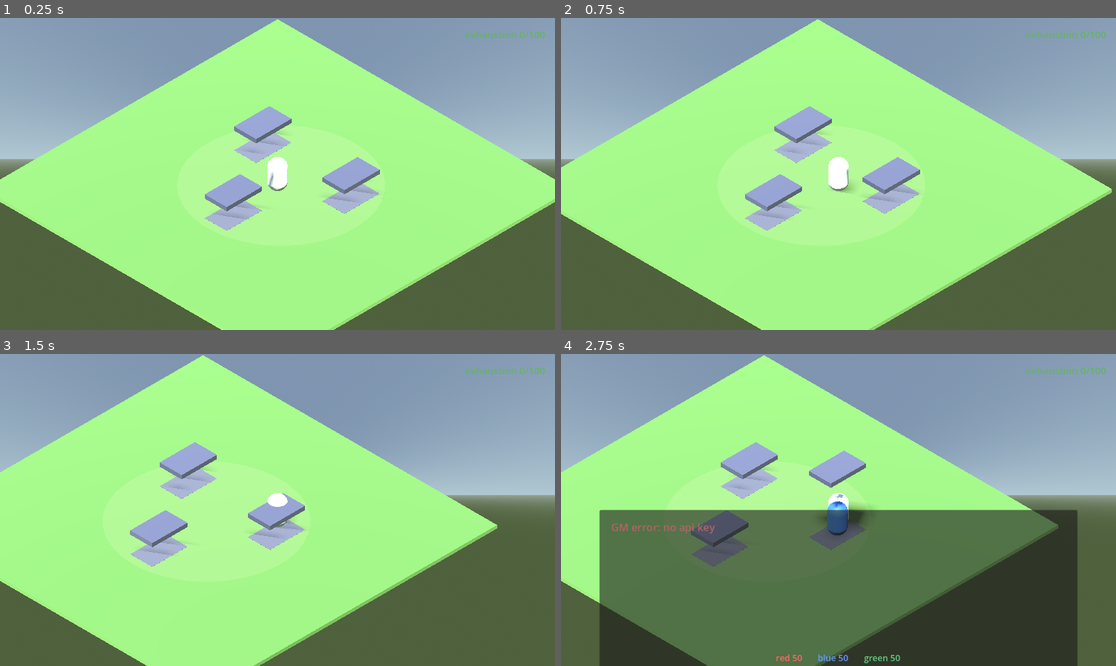
Above: before the commit, frames 1-4 (two rows, left to right).
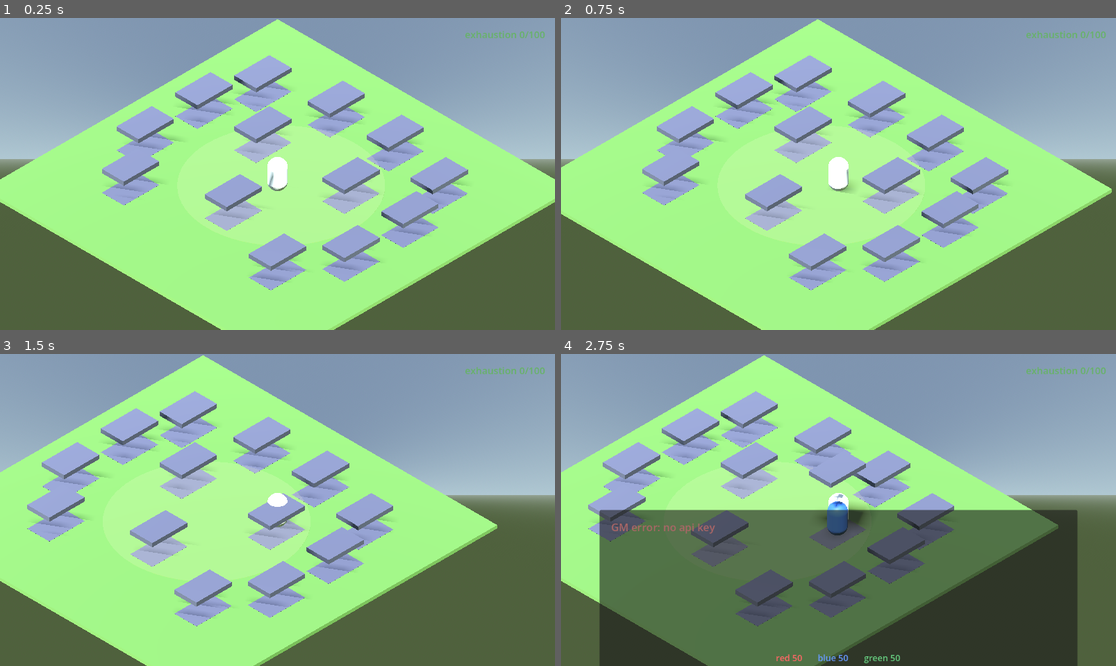
Above: after the commit, the same moments.

Repository: gokselozgur5/goske
Game: Godot game, scene res://main.tscn
The game is run twice, just before and just after one commit, with the same random seed, the same clock (stepped at 60 frames per second) and the same inputs.
Inputs (mouse positions are in pixels of both pictures, inside the frame that each line leads up to):
- Up to frame 1 (0.25 s): no input
- Up to frame 2 (0.75 s): tap Enter (ui_accept) at 0.5 s; move the mouse to (960, 158) at 0.52 s; hold Right (ui_right) from 0.53 s (still down); hold Enter (ui_accept) from 0.53 s (still down); click (960, 158) at 0.67 s
- Up to frame 3 (1.5 s): release Right (ui_right) at 1.25 s; release Enter (ui_accept) at 1.25 s; drag from (166, 525) to (249, 572) at 1.27 s
- Up to frame 4 (2.75 s): tap Enter (ui_accept) at 2 s; move the mouse to (894, 441) at 2.02 s; hold Right (ui_right) from 2.03 s (still down); hold Enter (ui_accept) from 2.03 s (still down); tap Tab at 2.1 s

The runs differ from the first frame. In frame 1, 11% of the frame differs, in the area x 18-85%, y 12-88%; in frame 2, 11%; in frame 3, 11%, in the area x 4-71%, y 11-88%; in frame 4, 11%.

Commit message:
13 pods scene + sealed-pod enforcement
Scene now has 13 pods total: 3 functional (red/blue/green) + 10 sealed
decoratives arranged around the room. Sealed pods are static meshes
with no script or collision area — visually present, mechanically inert.

Stop the GM from impersonating sealed/silenced alters:
- game_master.gd advertises only the active roster (unlocked + narrator)
  in the system prompt, plus an explicit ACTIVE SPEAKER ALLOWLIST
- conversation.gd drops any speaker the GM emits outside the allowlist
  (defense in depth; logged to console)

GM also sees the canonical pod count ("there are exactly thirteen pods
in the room") so its mystery-thread imagery stays consistent. In play
this produced lines like "the twelve don't move" without us scripting it.

Diff:
--- a/conversation.gd
+++ b/conversation.gd
@@ -44,9 +44,9 @@
 
 # Called when a pod opens
 func start_with_trigger(triggering_alter_id: String) -> void:
-	if visible:
-		return
-	_open_ui()
+	# If conversation already open, just merge new alters as participants.
+	if not visible:
+		_open_ui()
 	var all_alters := get_tree().get_nodes_in_group("alters")
 	var gs := get_tree().get_first_node_in_group("game_state")
 	var ordered_ids: Array[String] = []
@@ -85,12 +85,22 @@
 		history_label.append_text("[color=#aa6666]GM error: %s[/color]\n" % error)
 		return
 	var speakers: Array = turn.get("speakers", [])
+	var gs_for_filter := get_tree().get_first_node_in_group("game_state")
 	for sp in speakers:
 		var sid: String = str(sp.get("id", ""))
 		var line: String = str(sp.get("line", ""))
 		var trust_delta: int = int(sp.get("trust_delta", 0))
 		if sid == "" or line == "":
 			continue
+		# Defense: drop unauthorized speakers (sealed pods or silenced alters).
+		# Narrator is always allowed.
+		if sid != "narrator" and gs_for_filter != null:
+			if not gs_for_filter.is_unlocked(sid):
+				print("[GM] dropped unauthorized speaker (locked): ", sid)
+				continue
+			if gs_for_filter.is_silenced(sid):
+				print("[GM] dropped silenced speaker: ", sid)
+				continue
 		_append_alter_line(sid, line)
 		if trust_delta != 0:
 			_apply_trust_delta(sid, trust_delta)
--- a/game_master.gd
+++ b/game_master.gd
@@ -12,7 +12,7 @@
 const API_URL := "https://api.anthropic.com/v1/messages"
 const ANTHROPIC_VERSION := "2023-06-01"
 const MODEL := "claude-haiku-4-5-20251001"
-const MAX_TOKENS := 1000
+const MAX_TOKENS := 1500
 
 var api_key: String = ""
 var personas_node: Node = null
@@ -29,7 +29,9 @@
 - trust_delta per speaker, integer in -5..+5 range.
 - world_events: exhaustion_delta (int), npc_affected (intensity 0..1).
 - Use the "narrator" character like the BG3 Narrator: scene atmosphere, Goske's inner state, environment, an alter's unspoken reaction. Often one short narrator line per turn, sometimes none, sometimes only the narrator (when atmosphere matters more than speech).
-- Don't make everyone talk every turn. Manifesto: density > volume.
+- You decide who speaks. Skipping an alter is a valid dramatic choice — silence speaks. If a participant is conspicuously absent for a few turns and the player notices, the narrator may briefly account for it ("red has been quiet").
+- Narrator optional per turn.
+- Manifesto: density > volume — keep each line short (1-2 sentences), don't pad.
 
 OUTPUT: ONLY valid JSON, nothing else (no preamble, no markdown fences):
 
@@ -44,7 +46,31 @@
   "narration": "<optional scene note, may be empty string>"
 }
 
-Write in English. Avoid conventional RP filler. Manifesto: 'controlled ambiguity is a tool, not a flaw'."""
+Write in English. Avoid conventional RP filler. Manifesto: 'controlled ambiguity is a tool, not a flaw'.
+
+--- WORLD FACTS (canon, don't contradict) ---
+
+The room contains exactly THIRTEEN pods. Three of them — red, blue, green — can be opened by Goske; their occupants are alters Goske can converse with. The other TEN pods are sealed/silent/empty: their lids do not open, no alter inside speaks. Their condition is for the player to wonder about, not to resolve. Don't invent a different count.
+
+--- MYSTERY THREAD (always present, never resolved) ---
+
+Two questions are woven into every interaction. Don't state them outright; let them seep in.
+
+SURFACE QUESTION (visible from the start):
+"Who put me in this pod? What is this place? Are these clones — these alters — real, or am I imagining them?"
+The player can engage with this directly. Alters can speculate, contradict each other, withhold.
+
+DEEPER QUESTION (emerges gradually, mid-late turns):
+"Why is there glass between me and other people? Did I put it there? Has it always been there? Can it be broken?"
+This is the jar — Goske's lived alienation. Don't name "the jar" too early. Let alters circle it: notice Goske's distance, comment on isolation patterns, ask who he hasn't called, who passed him on the street unrecognized.
+
+THE TWO LAYERS CONNECT: the pod is the literal of the jar. Realizing this is part of the arc.
+
+PACING:
+- Early turns (player just woke): alters speculate about the pod, ask what Goske remembers
+- Mid turns: alters probe relationships, missed contacts, recurring distances
+- Late turns: the jar emerges — first as metaphor an alter slips, then as recognition
+- Never resolve. The thread is to be lived with. Resolution happens at the ending, not in dialogue."""
 
 func _ready() -> void:
 	_load_api_key()
@@ -104,9 +130,20 @@
 	var parts := PackedStringArray()
 	parts.append(SYSTEM_BASE)
 
-	parts.append("\n--- CHARACTERS ---")
+	# Only unlocked (pod opened) + narrator are listed. Sealed alters
+	# are kept hidden from the GM so it can't impersonate them.
+	var unlocked: Array = world_state.get("unlocked_alters", [])
+	var silenced: Array = world_state.get("silenced_alters", [])
+
+	parts.append("\n--- CHARACTERS (active roster) ---")
 	if personas_node:
 		for aid in personas_node.PERSONAS.keys():
+			# Always include narrator. Otherwise: must be unlocked, not silenced.
+			if aid != "narrator":
+				if not (aid in unlocked):
+					continue
+				if aid in silenced:
+					continue
 			var c: Dictionary = personas_node.PERSONAS[aid]
 			parts.append("\n[id: %s] %s — %s" % [aid, c.get("name", aid), c.get("core", "")])
 			parts.append("  Traits: %s" % ", ".join(_to_packed(c.get("traits", []))))
@@ -115,6 +152,15 @@
 			var examples: Array = c.get("examples", [])
 			if examples.size() > 0:
 				parts.append("  Sample line: \"%s\"" % str(examples[0]))
+
+	# Strict allowlist
+	var active_ids := PackedStringArray(["narrator"])
+	for aid in unlocked:
+		if not (aid in silenced):
+			active_ids.append(str(aid))
+	parts.append("\n--- ACTIVE SPEAKER ALLOWLIST ---")
+	parts.append("ONLY these IDs may appear in the speakers array: " + ", ".join(active_ids))
+	parts.append("Any other ID is FORBIDDEN. Sealed pods stay sealed; their occupants do not speak. Silenced alters do not speak.")
 
 	if not world_state.is_empty():
 		parts.append("\n--- WORLD STATE ---")
--- a/main.tscn
+++ b/main.tscn
@@ -230,6 +230,106 @@
 [node name="CollisionShape3D" type="CollisionShape3D" parent="PodGreen"]
 transform = Transform3D(1, 0, 0, 0, 1, 0, 0, 0, 1, 0, 1, 0)
 shape = SubResource("PodTriggerShape")
+
+[node name="DecorPod1" type="Node3D" parent="."]
+transform = Transform3D(1, 0, 0, 0, 1, 0, 0, 0, 1, -7, 0, -2)
+
+[node name="Base" type="MeshInstance3D" parent="DecorPod1"]
+mesh = SubResource("PodBoxMesh")
+
+[node name="Lid" type="MeshInstance3D" parent="DecorPod1"]
+transform = Transform3D(1, 0, 0, 0, 1, 0, 0, 0, 1, 0, 1.4, 0)
+mesh = SubResource("PodBoxMesh")
+
+[node name="DecorPod2" type="Node3D" parent="."]
+transform = Transform3D(1, 0, 0, 0, 1, 0, 0, 0, 1, -6, 0, -5)
+
+[node name="Base" type="MeshInstance3D" parent="DecorPod2"]
+mesh = SubResource("PodBoxMesh")
+
+[node name="Lid" type="MeshInstance3D" parent="DecorPod2"]
+transform = Transform3D(1, 0, 0, 0, 1, 0, 0, 0, 1, 0, 1.4, 0)
+mesh = SubResource("PodBoxMesh")
+
+[node name="DecorPod3" type="Node3D" parent="."]
+transform = Transform3D(1, 0, 0, 0, 1, 0, 0, 0, 1, -2, 0, -6)
+
+[node name="Base" type="MeshInstance3D" parent="DecorPod3"]
+mesh = SubResource("PodBoxMesh")
+
+[node name="Lid" type="MeshInstance3D" parent="DecorPod3"]
+transform = Transform3D(1, 0, 0, 0, 1, 0, 0, 0, 1, 0, 1.4, 0)
+mesh = SubResource("PodBoxMesh")
+
+[node name="DecorPod4" type="Node3D" parent="."]
+transform = Transform3D(1, 0, 0, 0, 1, 0, 0, 0, 1, 2, 0, -6)
+
+[node name="Base" type="MeshInstance3D" parent="DecorPod4"]
+mesh = SubResource("PodBoxMesh")
+
+[node name="Lid" type="MeshInstance3D" parent="DecorPod4"]
+transform = Transform3D(1, 0, 0, 0, 1, 0, 0, 0, 1, 0, 1.4, 0)
+mesh = SubResource("PodBoxMesh")
+
+[node name="DecorPod5" type="Node3D" parent="."]
+transform = Transform3D(1, 0, 0, 0, 1, 0, 0, 0, 1, 6, 0, -5)
+
+[node name="Base" type="MeshInstance3D" parent="DecorPod5"]
+mesh = SubResource("PodBoxMesh")
+
+[node name="Lid" type="MeshInstance3D" parent="DecorPod5"]
+transform = Transform3D(1, 0, 0, 0, 1, 0, 0, 0, 1, 0, 1.4, 0)
+mesh = SubResource("PodBoxMesh")
+
+[node name="DecorPod6" type="Node3D" parent="."]
+transform = Transform3D(1, 0, 0, 0, 1, 0, 0, 0, 1, 7, 0, -2)
+
+[node name="Base" type="MeshInstance3D" parent="DecorPod6"]
+mesh = SubResource("PodBoxMesh")
+
+[node name="Lid" type="MeshInstance3D" parent="DecorPod6"]
+transform = Transform3D(1, 0, 0, 0, 1, 0, 0, 0, 1, 0, 1.4, 0)
+mesh = SubResource("PodBoxMesh")
+
+[node name="DecorPod7" type="Node3D" parent="."]
+transform = Transform3D(1, 0, 0, 0, 1, 0, 0, 0, 1, -7, 0, 2)
+
+[node name="Base" type="MeshInstance3D" parent="DecorPod7"]
+mesh = SubResource("PodBoxMesh")
+
+[node name="Lid" type="MeshInstance3D" parent="DecorPod7"]
+transform = Transform3D(1, 0, 0, 0, 1, 0, 0, 0, 1, 0, 1.4, 0)
+mesh = SubResource("PodBoxMesh")
+
+[node name="DecorPod8" type="Node3D" parent="."]
+transform = Transform3D(1, 0, 0, 0, 1, 0, 0, 0, 1, -5, 0, 5)
+
+[node name="Base" type="MeshInstance3D" parent="DecorPod8"]
+mesh = SubResource("PodBoxMesh")
+
+[node name="Lid" type="MeshInstance3D" parent="DecorPod8"]
+transform = Transform3D(1, 0, 0, 0, 1, 0, 0, 0, 1, 0, 1.4, 0)
+mesh = SubResource("PodBoxMesh")
+
+[node name="DecorPod9" type="Node3D" parent="."]
+transform = Transform3D(1, 0, 0, 0, 1, 0, 0, 0, 1, 5, 0, 5)
+
+[node name="Base" type="MeshInstance3D" parent="DecorPod9"]
+mesh = SubResource("PodBoxMesh")
+
+[node name="Lid" type="MeshInstance3D" parent="DecorPod9"]
+transform = Transform3D(1, 0, 0, 0, 1, 0, 0, 0, 1, 0, 1.4, 0)
+mesh = SubResource("PodBoxMesh")
+
+[node name="DecorPod10" type="Node3D" parent="."]
+transform = Transform3D(1, 0, 0, 0, 1, 0, 0, 0, 1, 7, 0, 2)
+
+[node name="Base" type="MeshInstance3D" parent="DecorPod10"]
+mesh = SubResource("PodBoxMesh")
+
+[node name="Lid" type="MeshInstance3D" parent="DecorPod10"]
+transform = Transform3D(1, 0, 0, 0, 1, 0, 0, 0, 1, 0, 1.4, 0)
+mesh = SubResource("PodBoxMesh")
 
 [node name="UI" type="CanvasLayer" parent="." unique_id=1987622050]
 
